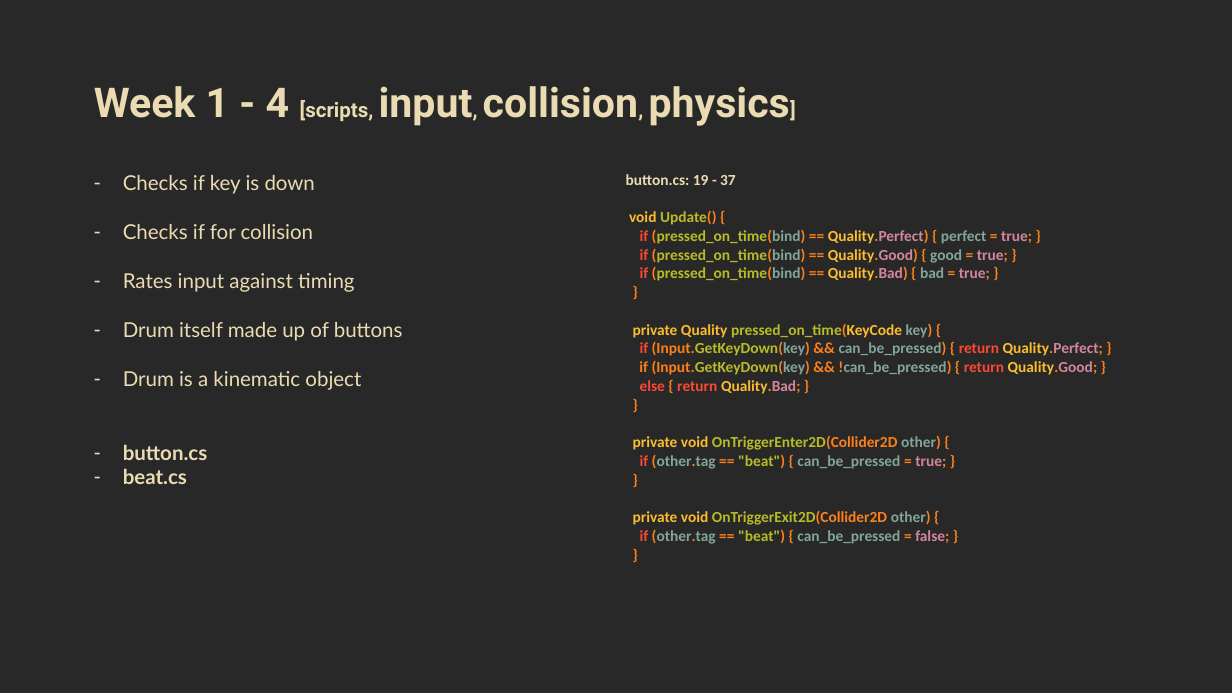
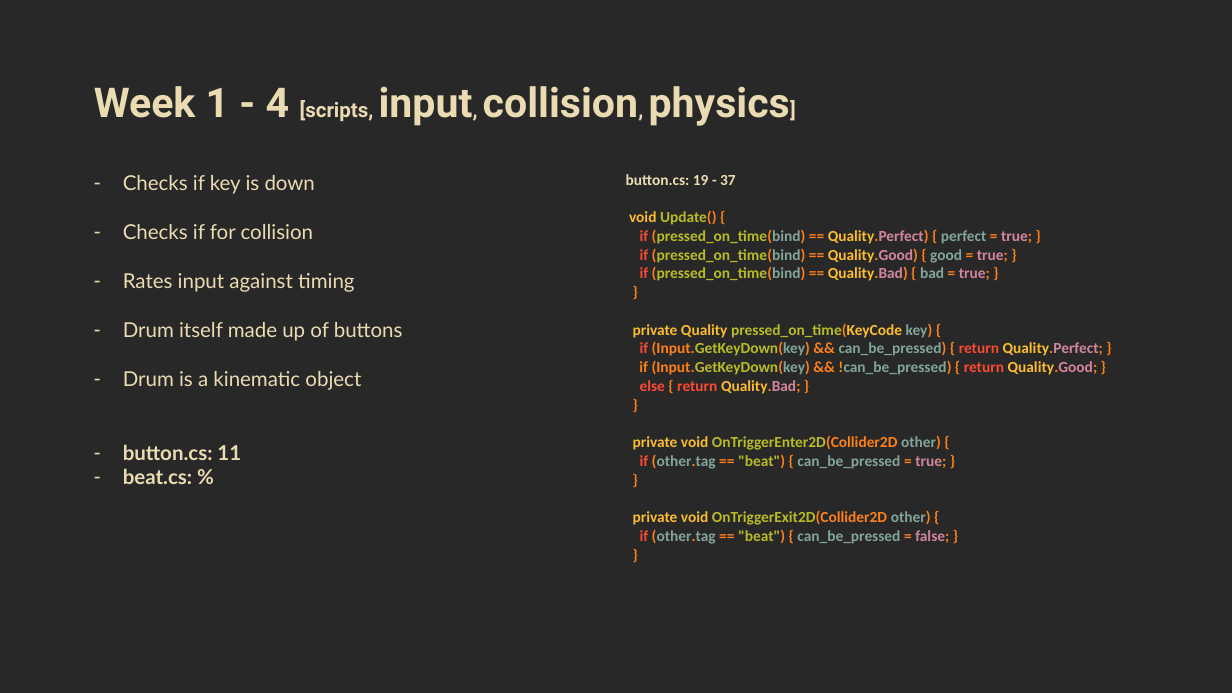
Before and after one commit to rraafays/rolito, a slide deck: slide 4 of docs/presentation.pptx. Drawn at 1232x693 pixels with LibreOffice and Linux fonts; fonts in the diff are those of the drawing. Boxes give left, top, right and bottom in pixels: in the first picture for what was removed or moved away, otherwise in the second. Text is boxed around its words. In the diff, an @@ line names an element or a change of style, - is before the commit and + after.

```diff
--- a/docs/presentation.pptx
+++ b/docs/presentation.pptx
@@ table at bbox=[85, 165, 1148, 637] @@
-row 1, column 1: Checks if key is down / Checks if for collision / Rates input against timing / Drum itself made up of buttons / Drum is a kinematic object / button.cs / beat.cs
+row 1, column 1: Checks if key is down / Checks if for collision / Rates input against timing / Drum itself made up of buttons / Drum is a kinematic object / button.cs: 11 / beat.cs: %
```
Also in this commit, not shown: 2 other slides changed.
